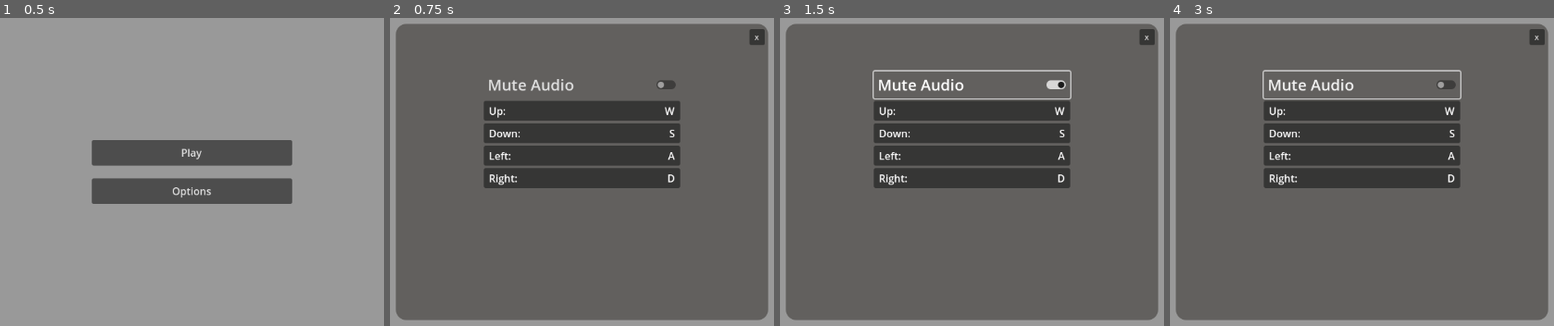
Above: before the commit, frames 1-4 (left to right).
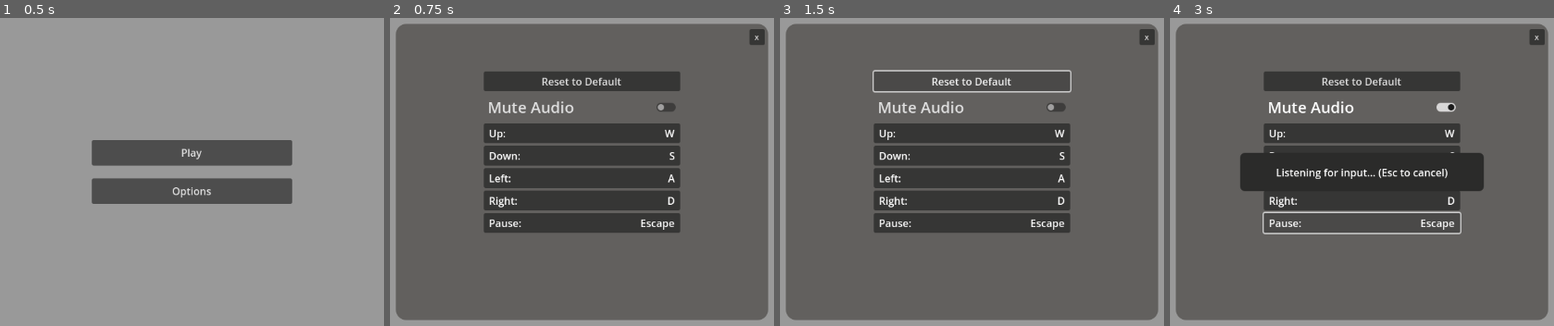
Above: after the commit, the same moments.

Repository: charliedavenport/base-game-jam-project
Game: Godot game, scene res://Main/main.tscn
Two runs of this game, one before a commit and one after it. Both use one fixed random seed, a clock stepped at 60 frames per second and the inputs below. The engine's default icon, where the game draws it, is replaced by a stand-in: a white triangle on a blue panel in a dark square.
Inputs (mouse positions are in pixels of both pictures, inside the frame that each line leads up to):
- Up to frame 1 (0.5 s): no input
- Up to frame 2 (0.75 s): click "Options" at 0.5 s
- Up to frame 3 (1.5 s): click (972, 82) at 1.25 s, where only the run after the commit has a clickable "Reset to Default"
- Up to frame 4 (3 s): click "Mute Audio" at 2 s; click (1362, 224) at 2.77 s

Frame 1 is identical in both runs. In frame 2, 13% of the frame differs, in the area x 24-76%, y 17-70%; in frame 3, 11%; in frame 4, 14%, in the area x 18-82%, y 16-71%.

Commit message:
default options and inputs

Diff:
--- /dev/null
+++ b/Autoload/DefaultOptions.tres
@@ -0,0 +1,7 @@
+[gd_resource type="Resource" script_class="Options" load_steps=2 format=3 uid="uid://buthja5jcvjvv"]
+
+[ext_resource type="Script" path="res://Autoload/Options.gd" id="1_6gdik"]
+
+[resource]
+script = ExtResource("1_6gdik")
+is_muted = false
--- a/Autoload/Global.gd
+++ b/Autoload/Global.gd
@@ -1,13 +1,46 @@
 extends Node
 
+const Options = preload("res://Autoload/Options.gd")
+const default_options = preload("res://Autoload/DefaultOptions.tres")
+
+# these all need to match the input names in project settings exactly
 const mappable_inputs = [
 	"up",
 	"down",
 	"left",
-	"right"
+	"right",
+	"pause"
 ]
 
-@onready var is_muted := false
+var current_options : Options
+var default_inputs : Dictionary
 
-signal toggle_mute()
-signal set_input_action_key(action_name : String, event : InputEventKey)
+func _ready() -> void:
+	reset_options()
+	init_default_inputs()
+
+func toggle_mute() -> void:
+	current_options.is_muted = not current_options.is_muted
+
+func reset_options() -> void:
+	current_options = default_options.duplicate()
+
+func init_default_inputs() -> void:
+	for input_name : String in mappable_inputs:
+		var input_event : InputEvent = InputMap.action_get_events(input_name)[0]
+		default_inputs[input_name] = input_event
+
+func reset_inputs() -> void:
+	if not default_inputs:
+		printerr("called reset_default_inputs but default_inputs is NULL")
+		return
+
+	for input_name : String in mappable_inputs:
+		var default_input : InputEvent = default_inputs[input_name]
+		InputMap.action_erase_events(input_name)
+		InputMap.action_add_event(input_name, default_input)
+
+func set_input_action_key(action_name : String, event : InputEventKey) -> void:
+	#print("setting action %s to input event %s" % [action_name, event])
+	InputMap.action_erase_events(action_name)
+	InputMap.action_add_event(action_name, event)
--- /dev/null
+++ b/Autoload/Options.gd
@@ -0,0 +1,6 @@
+class_name Options
+extends Resource
+
+# input options are not set here, because InputMap already stores that
+
+@export var is_muted : bool
--- a/Main Menu/input_map_button.gd
+++ b/Main Menu/input_map_button.gd
@@ -1,3 +1,4 @@
+@tool
 extends Button
 
 ## must match the input name in project settings
--- a/Main Menu/listen_for_input_panel.gd
+++ b/Main Menu/listen_for_input_panel.gd
@@ -2,6 +2,9 @@
 
 signal key_input_entered(input : InputEventKey)
 signal cancel_key_input()
+
+func _ready() -> void:
+	hide()
 
 func _input(event : InputEvent) -> void:
 	if event.is_action_pressed("ui_cancel"):
--- a/Main Menu/options_menu.gd
+++ b/Main Menu/options_menu.gd
@@ -3,6 +3,7 @@
 const InputMapButton = preload("res://Main Menu/input_map_button.gd")
 
 @onready var x_btn := $XButton
+@onready var reset_btn := $VBoxContainer/ResetButton
 @onready var mute_toggle := $VBoxContainer/MuteToggle
 @onready var listen_for_input_panel := $ListenForInputPanel
 
@@ -10,40 +11,51 @@
 
 func _ready() -> void:
 	listen_for_input_panel.set_process_input(false)
-	listen_for_input_panel.hide()
 	listen_for_input_panel.key_input_entered.connect(on_key_input_entered)
 	listen_for_input_panel.cancel_key_input.connect(on_key_input_cancel)
 	x_btn.pressed.connect(hide)
-	mute_toggle.pressed.connect(Global.toggle_mute.emit)
+	mute_toggle.pressed.connect(Global.toggle_mute)
+	reset_btn.pressed.connect(on_reset_pressed)
 	visibility_changed.connect(on_visibility_changed)
 	for child in $VBoxContainer.get_children():
 		if child is InputMapButton:
 			child.pressed.connect(on_input_map_btn_pressed.bind(child.input_event_name))
 
+
 func _input(event : InputEvent) -> void:
 	if event.is_action_pressed("ui_cancel"):
 		hide()
 
+
 func on_visibility_changed() -> void:
 	if visible:
-		mute_toggle.button_pressed = Global.is_muted
+		mute_toggle.button_pressed = Global.current_options.is_muted
 	for child in $VBoxContainer.get_children():
 		if child is InputMapButton:
 			child.refresh_key_label()
+
 
 func on_input_map_btn_pressed(event_name : String) -> void:
 	listen_for_input_panel.show()
 	listen_for_input_panel.set_process_input(true)
 	listening_for_action_name = event_name
 
+
 func on_key_input_entered(event : InputEventKey) -> void:
 	listen_for_input_panel.hide()
 	listen_for_input_panel.set_process_input(false)
-	Global.set_input_action_key.emit(listening_for_action_name, event)
+	Global.set_input_action_key(listening_for_action_name, event)
 	for child in $VBoxContainer.get_children():
 		if child is InputMapButton:
 			child.refresh_key_label()
 
+
 func on_key_input_cancel() -> void:
 	listen_for_input_panel.hide()
 	listen_for_input_panel.set_process_input(false)
+
+
+func on_reset_pressed() -> void:
+	Global.reset_options()
+	Global.reset_inputs()
+	on_visibility_changed.call_deferred()
--- a/Main Menu/options_menu.tscn
+++ b/Main Menu/options_menu.tscn
@@ -63,6 +63,10 @@
 grow_horizontal = 2
 grow_vertical = 2
 
+[node name="ResetButton" type="Button" parent="VBoxContainer"]
+layout_mode = 2
+text = "Reset to Default"
+
 [node name="MuteToggle" type="CheckButton" parent="VBoxContainer"]
 layout_mode = 2
 theme_override_font_sizes/font_size = 24
@@ -92,6 +96,12 @@
 input_event_name = "right"
 input_display_name = "Right"
 
+[node name="InputMapButton5" parent="VBoxContainer" instance=ExtResource("2_7q6s3")]
+layout_mode = 2
+text = "  "
+input_event_name = "pause"
+input_display_name = "Pause"
+
 [node name="XButton" type="Button" parent="."]
 layout_mode = 1
 anchors_preset = 1
@@ -106,6 +116,7 @@
 text = "x"
 
 [node name="ListenForInputPanel" type="Panel" parent="."]
+visible = false
 layout_mode = 1
 anchors_preset = 15
 anchor_right = 1.0
--- a/Main/main.gd
+++ b/Main/main.gd
@@ -33,13 +33,14 @@
 @onready var is_muted := false
 @onready var curr_level_ind := 0
 
+var default_input_map : Dictionary
+
 func _ready() -> void:
+	init_default_inputs()
 	main_menu.play_pressed.connect(on_menu_play_pressed)
 	gui.main_menu_pressed.connect(open_main_menu)
 	gui.replay_pressed.connect(start_game)
 	gui.resume_pressed.connect(resume)
-	Global.toggle_mute.connect(toggle_mute)
-	Global.set_input_action_key.connect(on_set_input_action_key)
 	open_main_menu()
 
 
@@ -112,17 +113,12 @@
 	get_tree().paused = false
 	gui.pause_menu.hide()
 
+
 func pause() -> void:
 	if get_tree().paused:
 		return
 	get_tree().paused = true
 	gui.pause_menu.show()
 
-func toggle_mute() -> void:
-	Global.is_muted = not Global.is_muted
-
-
-func on_set_input_action_key(action_name : String, event : InputEventKey) -> void:
-	#print("setting action %s to input event %s" % [action_name, event])
-	InputMap.action_erase_events(action_name)
-	InputMap.action_add_event(action_name, event)
+func init_default_inputs() -> void:
+	pass
--- a/Objective/objective.gd
+++ b/Objective/objective.gd
@@ -7,5 +7,5 @@
 func _ready() -> void:
 	area.body_entered.connect(on_body_entered)
 
-func on_body_entered(body : PhysicsBody2D) -> void:
+func on_body_entered(_body : PhysicsBody2D) -> void:
 	objective_taken.emit()
